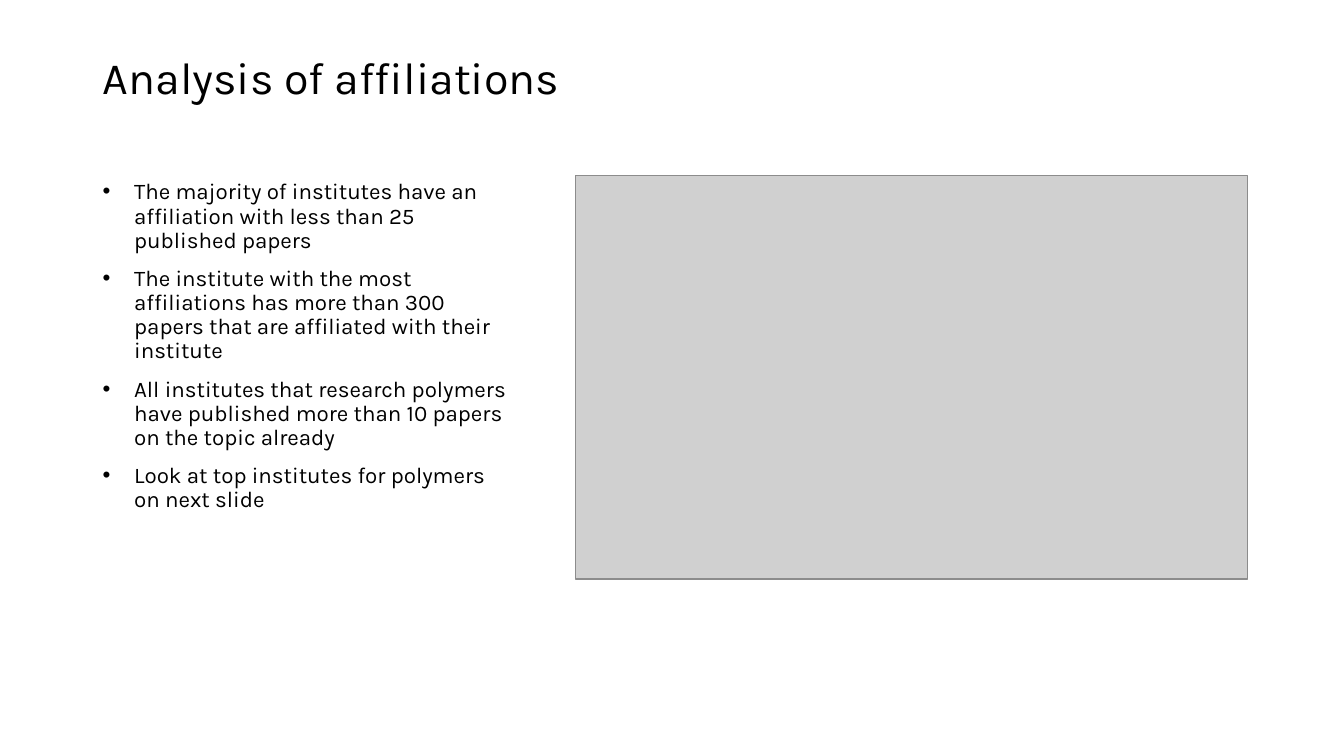
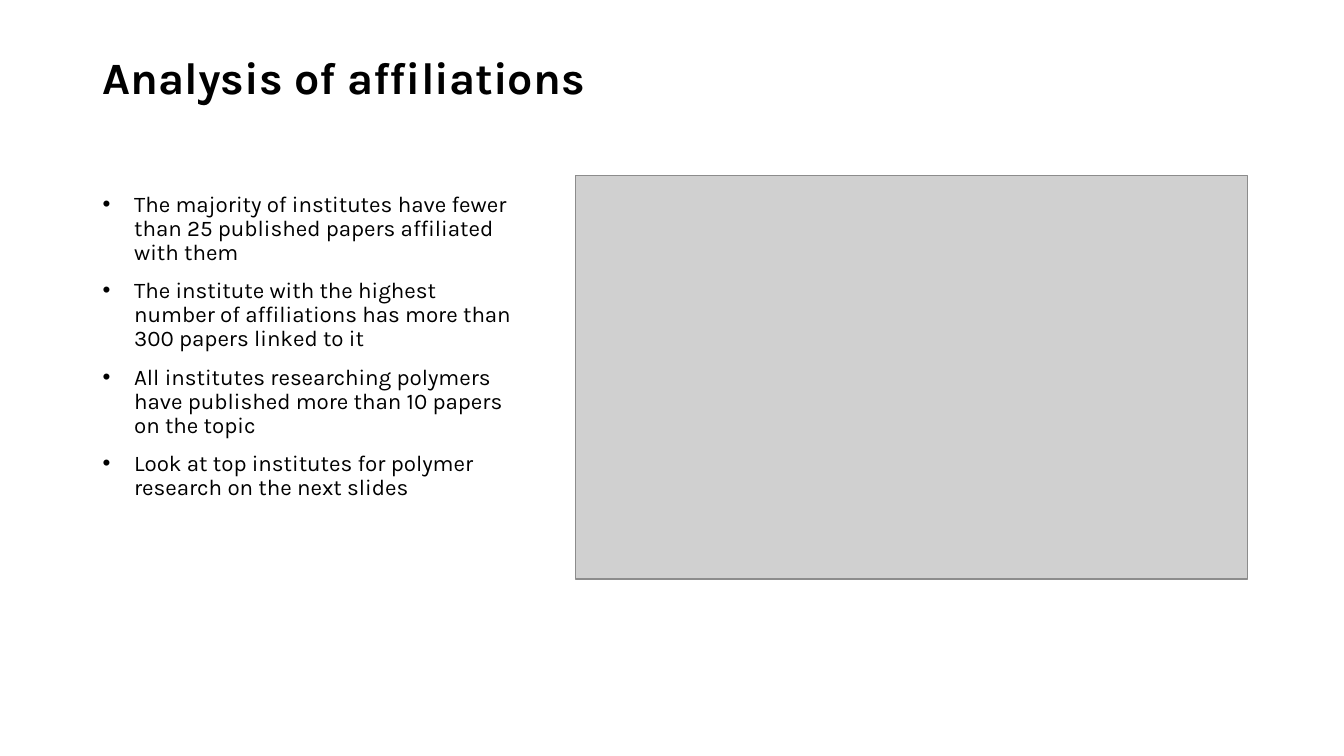
Before and after one commit to GMPuntigam/DataDrivenForesight, a slide deck: slide 9 of presentation/DataDrivenForesight.pptx. Drawn at 1344x756 pixels with LibreOffice and Linux fonts; fonts in the diff are those of the drawing; grey boxes stand for pictures. Boxes give left, top, right and bottom in pixels: in the first picture for what was removed or moved away, otherwise in the second. Text is boxed around its words. In the diff, an @@ line names an element or a change of style, - is before the commit and + after.

```diff
--- a/presentation/DataDrivenForesight.pptx
+++ b/presentation/DataDrivenForesight.pptx
@@ title "Analysis of affiliations" at (103,62,585,105): bold on @@
@@ text at (134,196,511,496): text changed @@
-• The majority of institutes have an affiliation with less than 25 published papers
-• The institute with the most affiliations has more than 300 papers that are affiliated with their institute
-• All institutes that research polymers have published more than 10 papers on the topic already
-• Look at top institutes for polymers on next slide
+• The majority of institutes have fewer than 25 published papers affiliated with them
+• The institute with the highest number of affiliations has more than 300 papers linked to it
+• All institutes researching polymers have published more than 10 papers on the topic
+• Look at top institutes for polymer research on the next slides
```
Also in this commit, not shown: 17 other slides changed, 11 other files.
